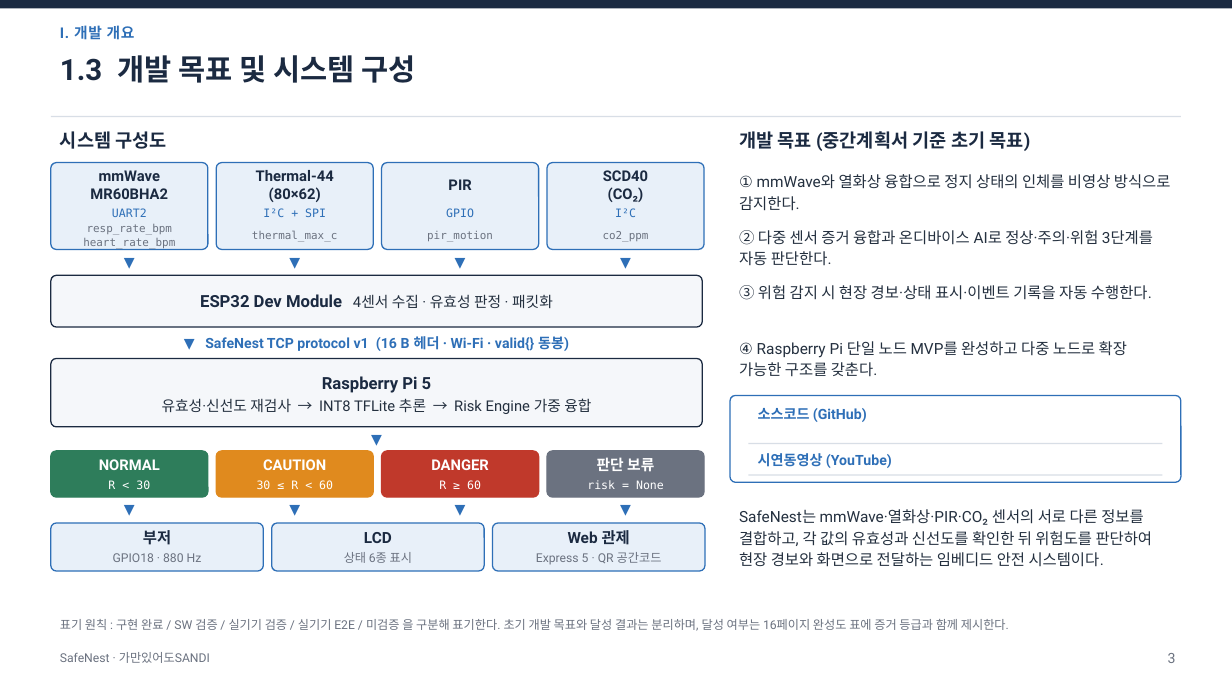
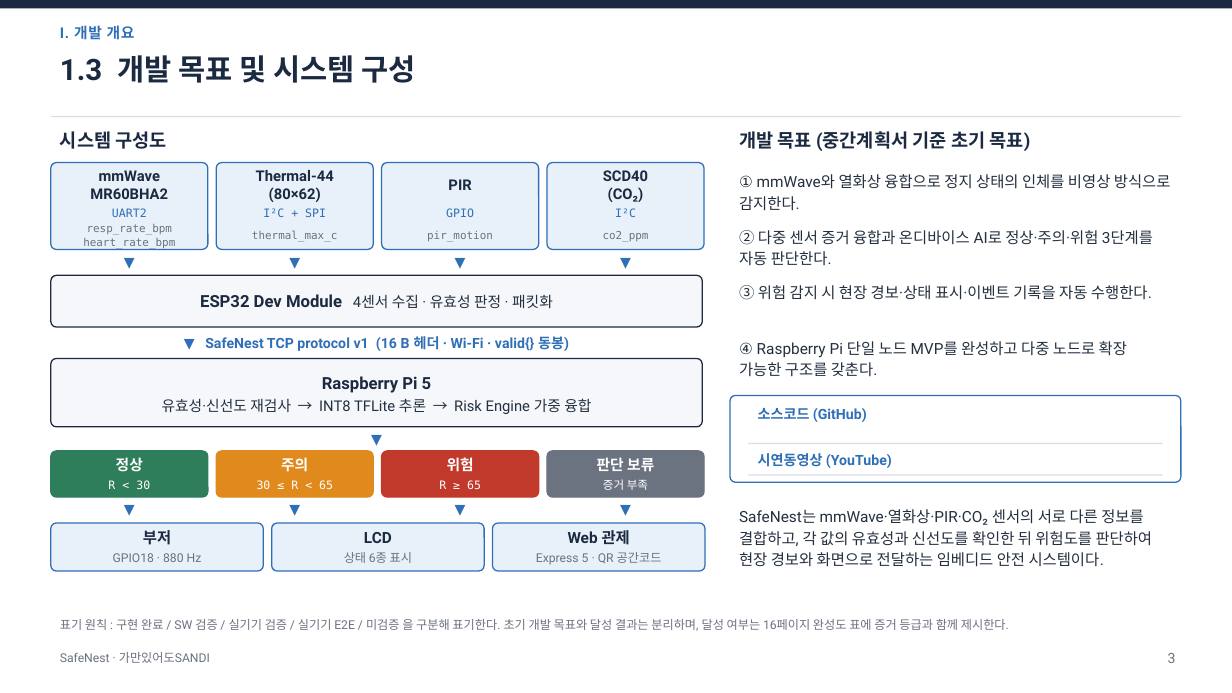
Before and after one commit to jinsu1011/safenest-embedded-competition, a slide deck: slide 4 of final-report/2026ESWContest_자유공모_가만있어도SANDI_개발완료보고서.pptx. Drawn at 1232x693 pixels with LibreOffice and Linux fonts; fonts in the diff are those of the drawing. Boxes give left, top, right and bottom in pixels: in the first picture for what was removed or moved away, otherwise in the second. Text is boxed around its words. In the diff, an @@ line names an element or a change of style, - is before the commit and + after.

```diff
--- a/final-report/2026ESWContest_자유공모_가만있어도SANDI_개발완료보고서.pptx
+++ b/final-report/2026ESWContest_자유공모_가만있어도SANDI_개발완료보고서.pptx
@@ text at box(116, 457, 143, 472): text changed @@
-NORMAL
+정상
@@ text at box(281, 457, 308, 472): text changed @@
-CAUTION
+주의
@@ text at box(447, 457, 474, 472): text changed @@
-DANGER
+위험
@@ text at box(603, 479, 648, 490): text changed @@
-risk = None
+증거 부족
@@ text at box(257, 480, 333, 489): text changed @@
-30 ≤ R < 60
+30 ≤ R < 65
@@ text at box(439, 480, 481, 489): text changed @@
-R ≥ 60
+R ≥ 65
```
Also in this commit, not shown: 4 other slides changed, 16 other files.
